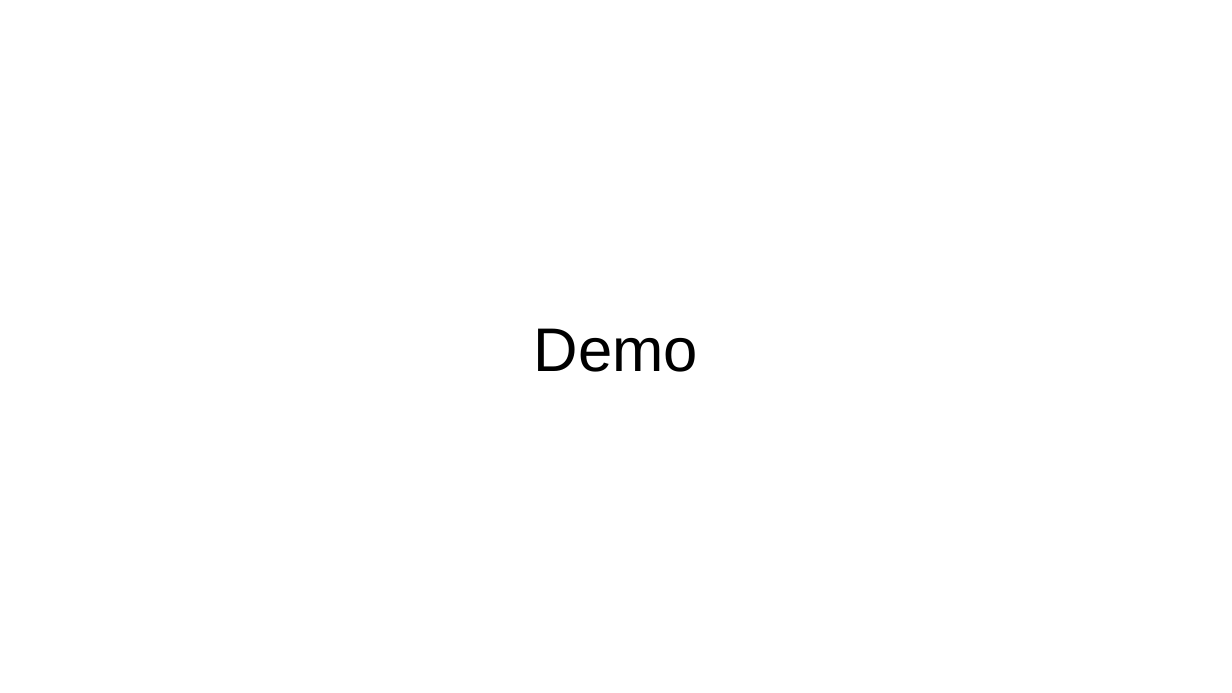
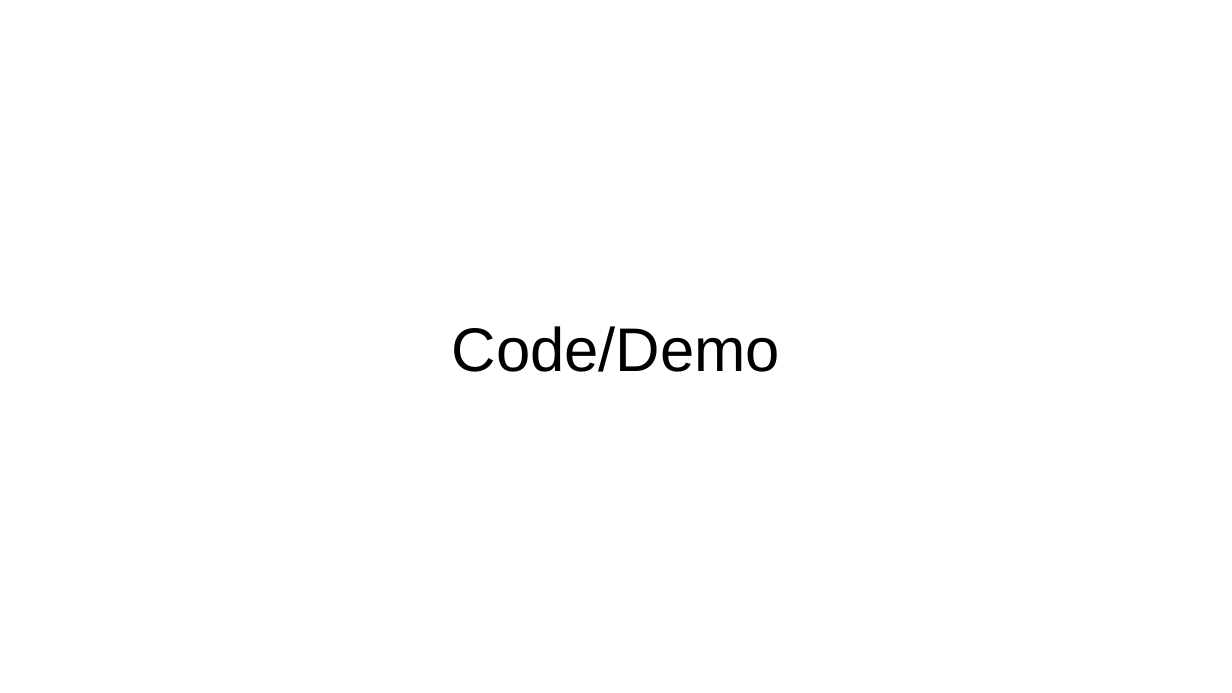
Before and after one commit to MarcAgnew055/Project-1, a slide deck: slide 7 of CountofMontiCrypto_PP.pptx (slide 6 before the commit). Drawn at 1232x693 pixels with LibreOffice and Linux fonts; fonts in the diff are those of the drawing. Boxes give left, top, right and bottom in pixels: in the first picture for what was removed or moved away, otherwise in the second. Text is boxed around its words. In the diff, an @@ line names an element or a change of style, - is before the commit and + after.

```diff
--- a/CountofMontiCrypto_PP.pptx
+++ b/CountofMontiCrypto_PP.pptx
@@ title at [452,326,781,372]: text changed @@
-Demo
+Code/Demo
```
Also in this commit, not shown: 2 other slides changed, 1 slide added.
